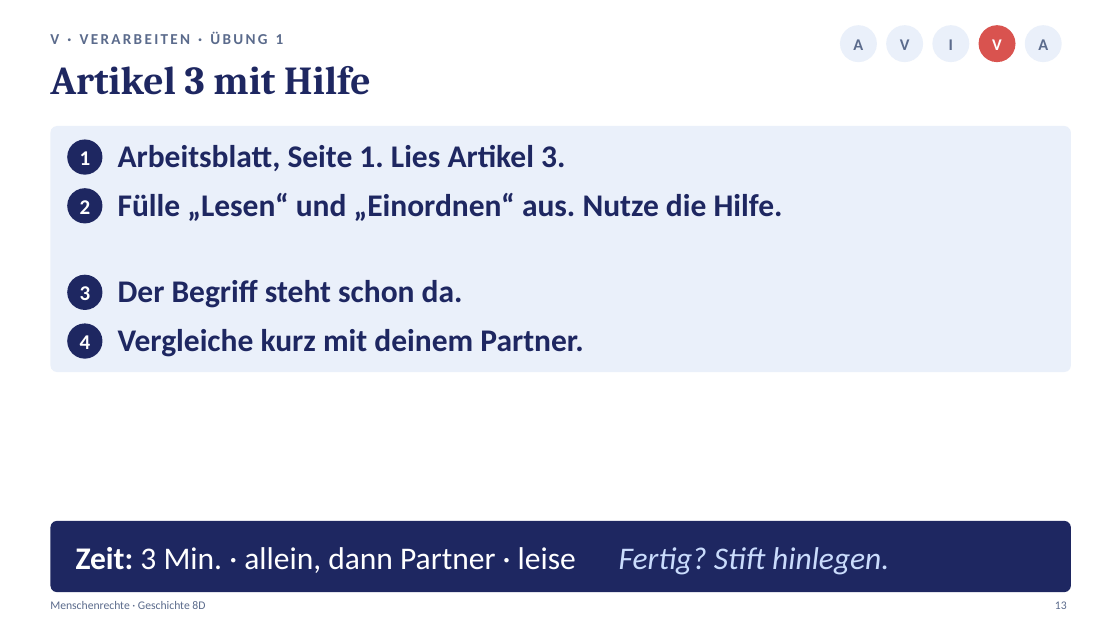
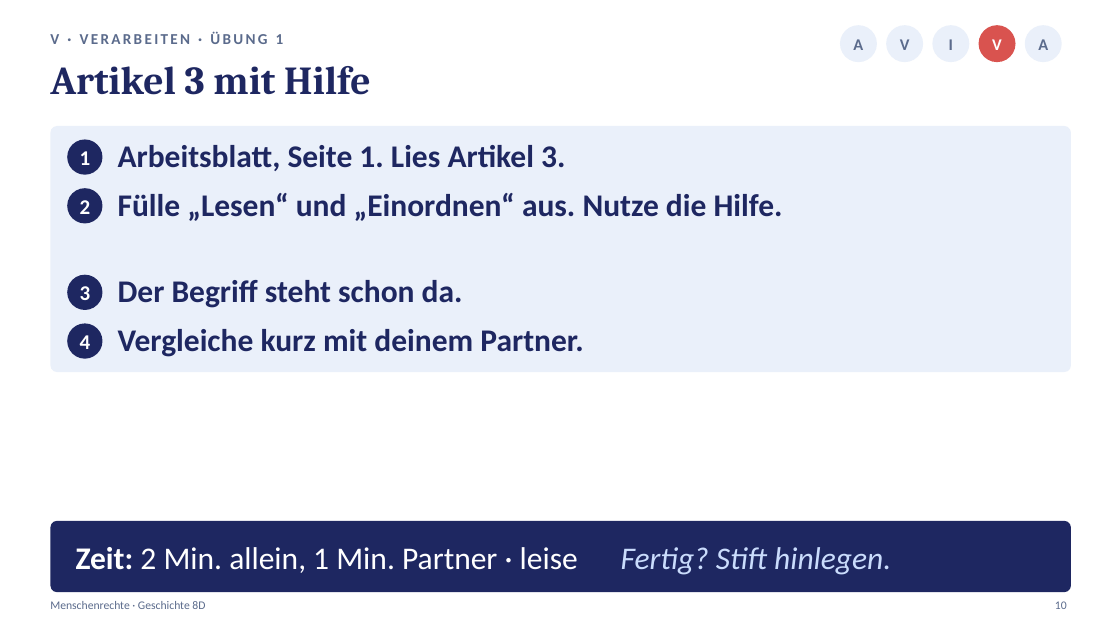
Before and after one commit to golzkonstantin-gif/Schule, a slide deck: slide 10 of Geschichte_8D/Stunde4_Menschenrechte/Praesentation_Stunde4_Menschenrechte_8D.pptx (slide 13 before the commit). Drawn at 1120x630 pixels with LibreOffice and Linux fonts; fonts in the diff are those of the drawing. Boxes give left, top, right and bottom in pixels: in the first picture for what was removed or moved away, otherwise in the second. Text is boxed around its words. In the diff, an @@ line names an element or a change of style, - is before the commit and + after.

```diff
--- a/Geschichte_8D/Stunde4_Menschenrechte/Praesentation_Stunde4_Menschenrechte_8D.pptx
+++ b/Geschichte_8D/Stunde4_Menschenrechte/Praesentation_Stunde4_Menschenrechte_8D.pptx
@@ text at [76, 547, 891, 575]: text changed @@
-Zeit: 3 Min. · allein, dann Partner · leise Fertig? Stift hinlegen.
+Zeit: 2 Min. allein, 1 Min. Partner · leise Fertig? Stift hinlegen.
@@ text at [1055, 601, 1067, 609]: text changed @@
-13
+10
```
Also in this commit, not shown: 17 other slides changed, 2 slides added, 3 slides removed, 16 other files.
